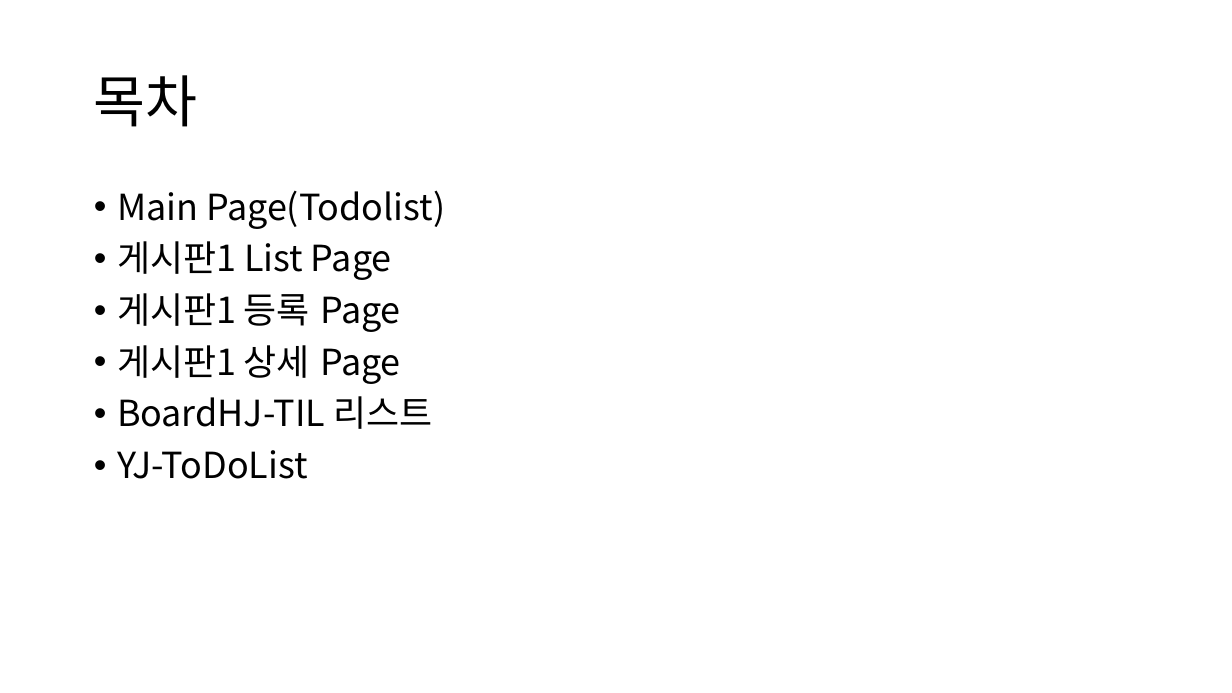
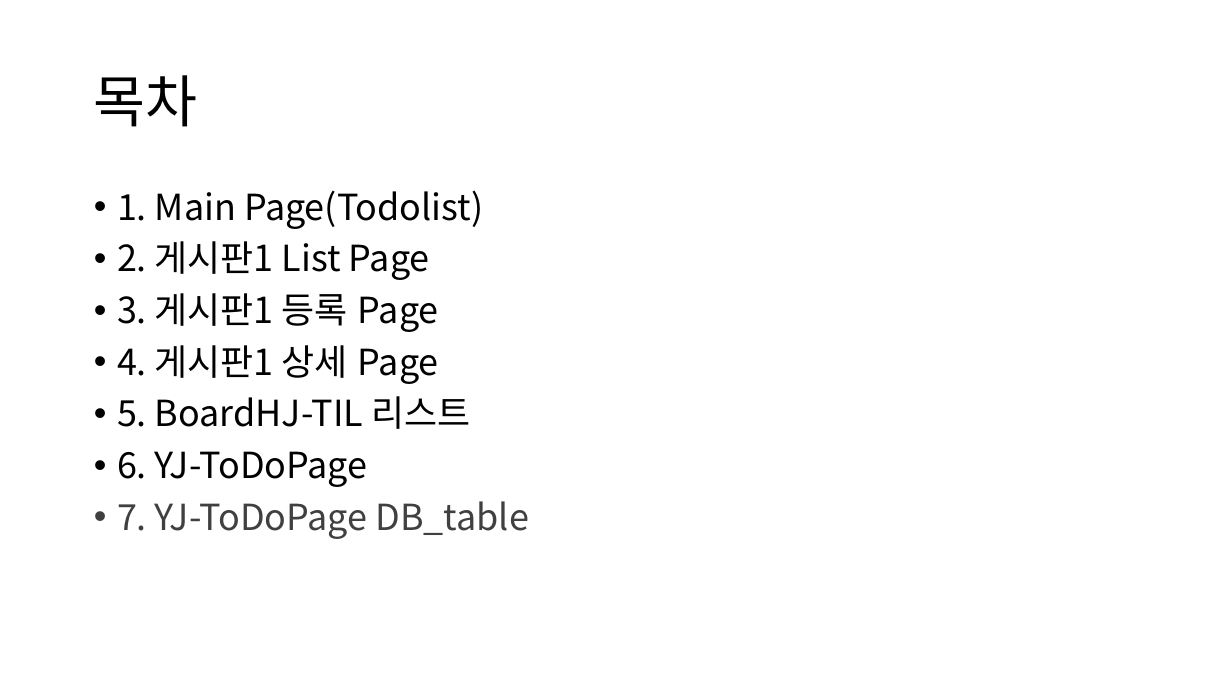
Before and after one commit to 10019610/YJToDo, a slide deck: slide 1 of documents/화면설계서/20220808_TodoList(v0.5).pptx. Drawn at 1232x693 pixels with LibreOffice and Linux fonts; fonts in the diff are those of the drawing. Boxes give left, top, right and bottom in pixels: in the first picture for what was removed or moved away, otherwise in the second. Text is boxed around its words. In the diff, an @@ line names an element or a change of style, - is before the commit and + after.

```diff
--- a/documents/화면설계서/20220808_TodoList(v0.5).pptx
+++ b/documents/화면설계서/20220808_TodoList(v0.5).pptx
@@ text at bbox=[117, 190, 530, 539]: text changed @@
-• Main Page(Todolist)
-• 게시판1 List Page
-• 게시판1 등록 Page
-• 게시판1 상세 Page
-• BoardHJ-TIL 리스트
-• YJ-ToDoList
+• 1. Main Page(Todolist)
+• 2. 게시판1 List Page
+• 3. 게시판1 등록 Page
+• 4. 게시판1 상세 Page
+• 5. BoardHJ-TIL 리스트
+• 6. YJ-ToDoPage
+• 7. YJ-ToDoPage DB_table
```
Also in this commit, not shown: 1 other slide changed, 1 slide added, 6 other files.
